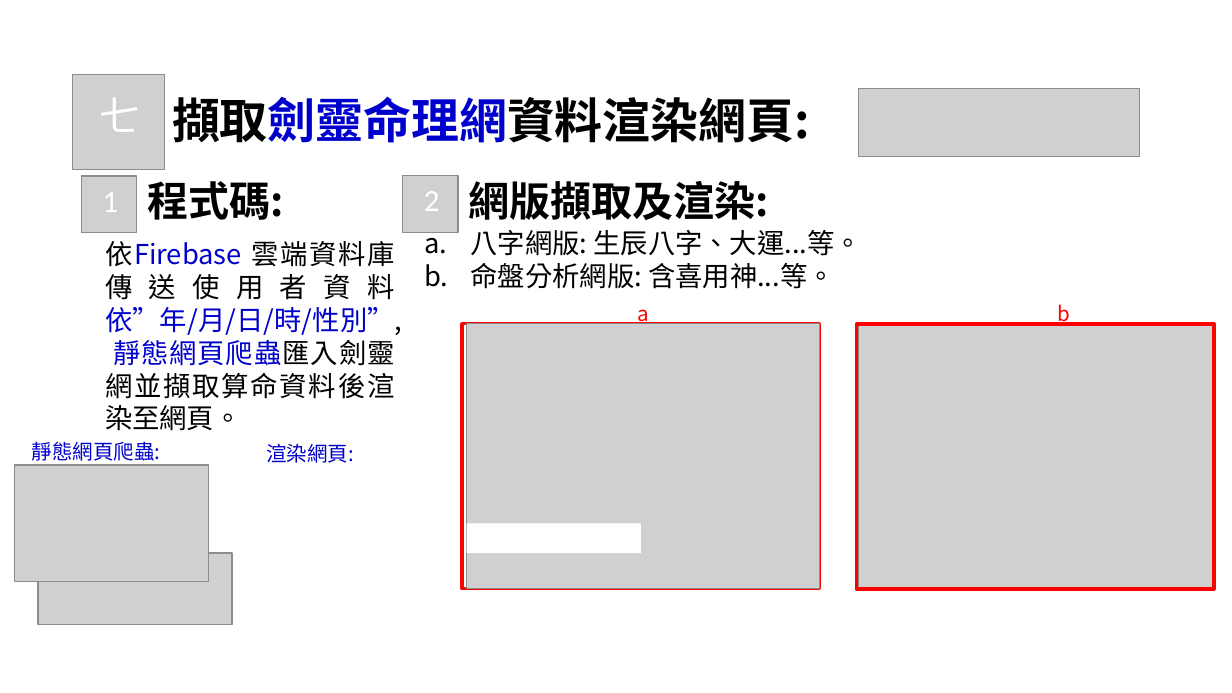
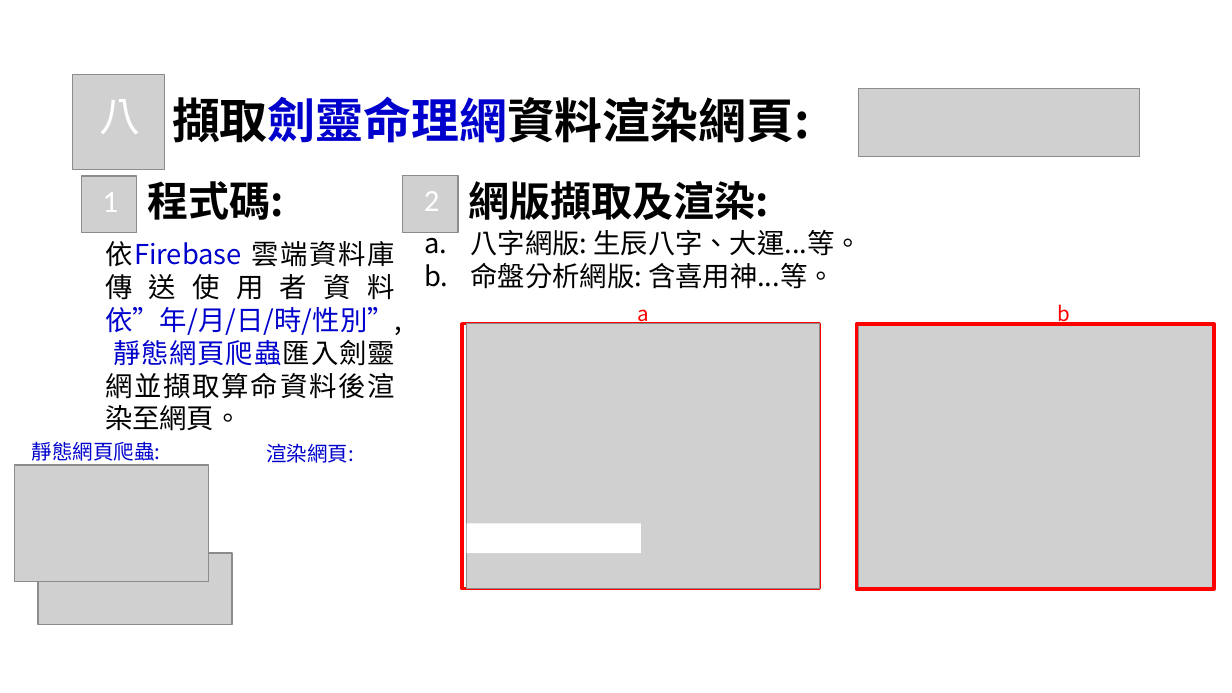
Before and after one commit to PoChiaoLin/nativityAnalysis, a slide deck: slide 14 of 套版 墨竹.pptx (slide 13 before the commit). Drawn at 1232x693 pixels with LibreOffice and Linux fonts; fonts in the diff are those of the drawing; grey boxes stand for pictures; background and template pictures are left out. Boxes give left, top, right and bottom in pixels: in the first picture for what was removed or moved away, otherwise in the second. Text is boxed around its words. In the diff, an @@ line names an element or a change of style, - is before the commit and + after.

```diff
--- a/套版 墨竹.pptx
+++ b/套版 墨竹.pptx
@@ text at <box>100,99,141,134</box>: text changed @@
-七
+八
```
Also in this commit, not shown: 5 other slides changed, 1 slide added, 15 other files.
